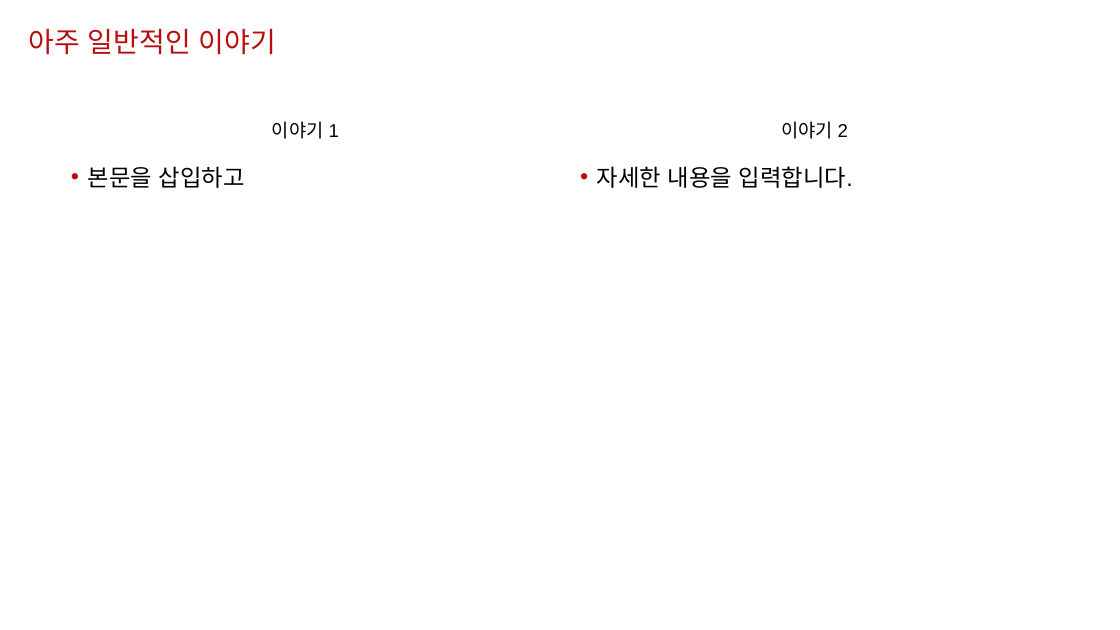
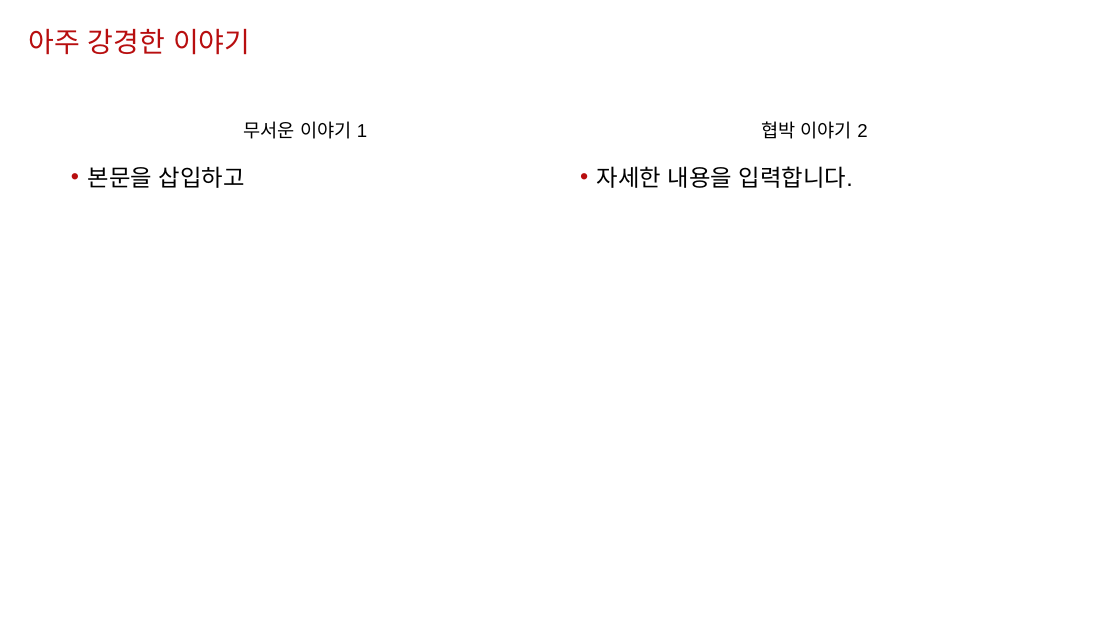
Before and after one commit to Tricks-Office/Github_study, a slide deck: slide 3 of 225_2_Git_PPT.pptx. Drawn at 1120x630 pixels with LibreOffice and Linux fonts; fonts in the diff are those of the drawing. Boxes give left, top, right and bottom in pixels: in the first picture for what was removed or moved away, otherwise in the second. Text is boxed around its words. In the diff, an @@ line names an element or a change of style, - is before the commit and + after.

Commit message:
강경책 업데이트

```diff
--- a/225_2_Git_PPT.pptx
+++ b/225_2_Git_PPT.pptx
@@ title at bbox=[29, 28, 250, 55]: text changed @@
-아주 일반적인 이야기
+아주 강경한 이야기
@@ text at bbox=[244, 121, 367, 139]: text changed @@
-이야기 1
+무서운 이야기 1
@@ text at bbox=[761, 121, 867, 139]: text changed @@
-이야기 2
+협박 이야기 2
```
